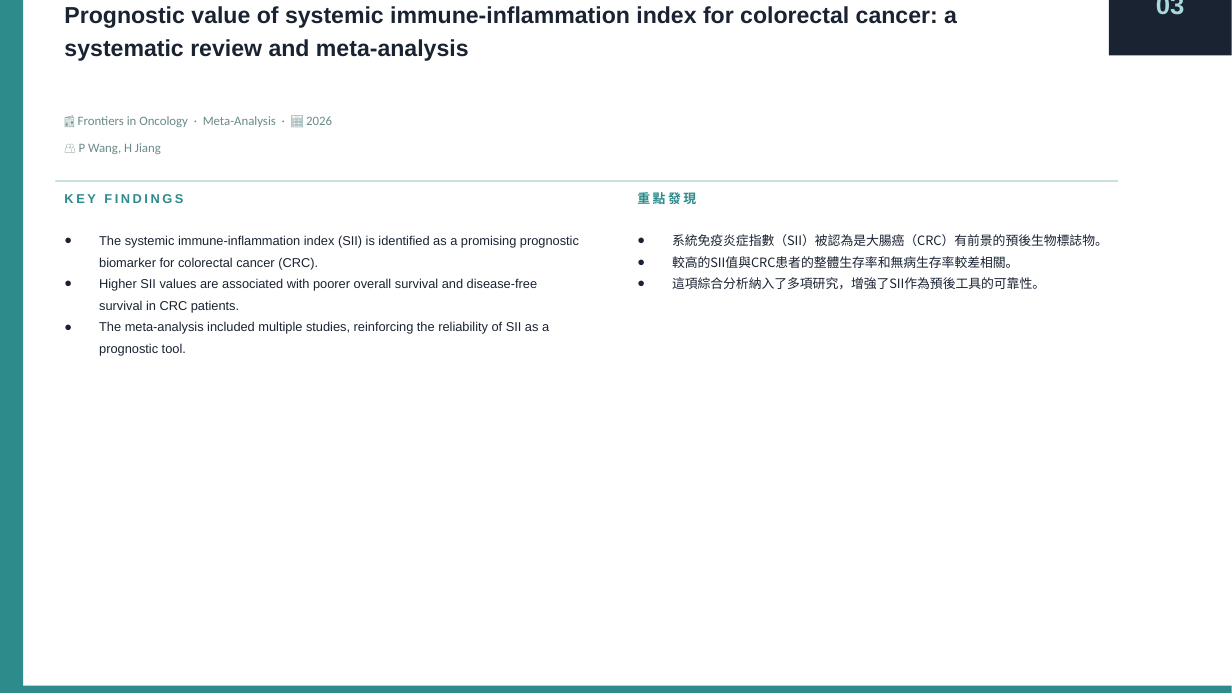
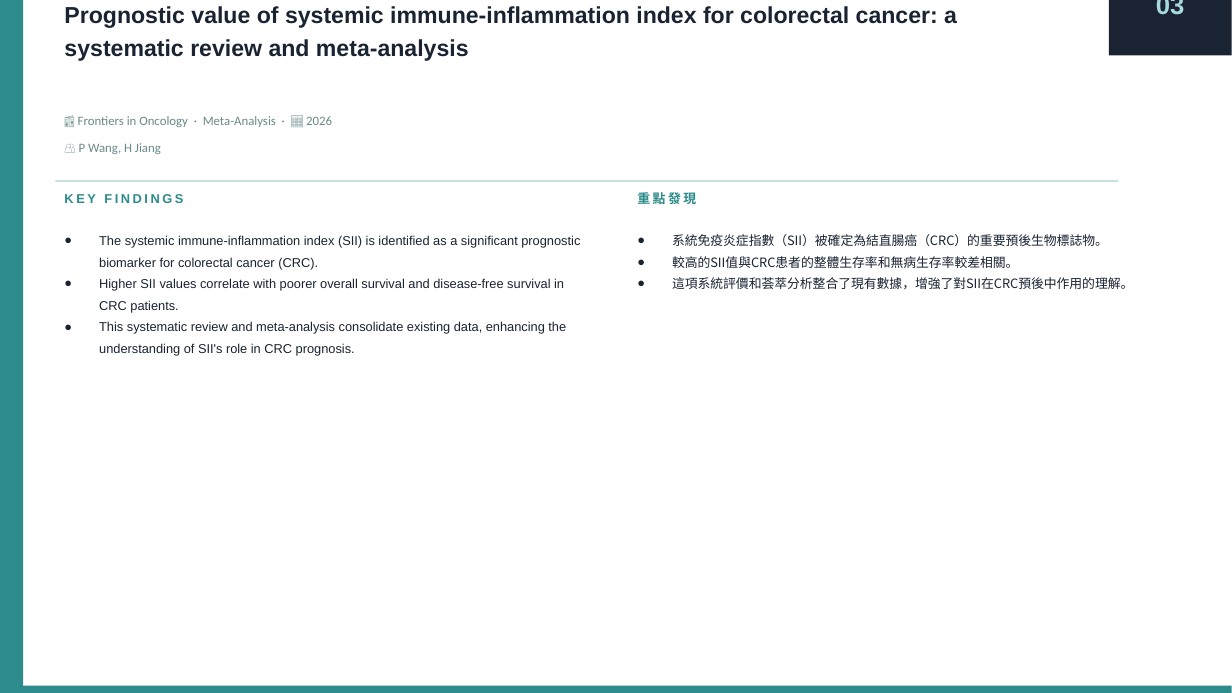
Before and after one commit to jejenhu-maker/colorectal-weekly-digest, a slide deck: slide 7 of docs/latest-digest.pptx. Drawn at 1232x693 pixels with LibreOffice and Linux fonts; fonts in the diff are those of the drawing. Boxes give left, top, right and bottom in pixels: in the first picture for what was removed or moved away, otherwise in the second. Text is boxed around its words. In the diff, an @@ line names an element or a change of style, - is before the commit and + after.

```diff
--- a/docs/latest-digest.pptx
+++ b/docs/latest-digest.pptx
@@ text at [99, 235, 580, 356]: text changed @@
-● The systemic immune-inflammation index (SII) is identified as a promising prognostic biomarker for colorectal cancer (CRC).
-● Higher SII values are associated with poorer overall survival and disease-free survival in CRC patients.
-● The meta-analysis included multiple studies, reinforcing the reliability of SII as a prognostic tool.
+● The systemic immune-inflammation index (SII) is identified as a significant prognostic biomarker for colorectal cancer (CRC).
+● Higher SII values correlate with poorer overall survival and disease-free survival in CRC patients.
+● This systematic review and meta-analysis consolidate existing data, enhancing the understanding of SII's role in CRC prognosis.
@@ text at [672, 234, 1108, 246]: text changed @@
-● 系統免疫炎症指數（SII）被認為是大腸癌（CRC）有前景的預後生物標誌物。
+● 系統免疫炎症指數（SII）被確定為結直腸癌（CRC）的重要預後生物標誌物。
@@ text at [672, 277, 1133, 289]: text changed @@
-● 這項綜合分析納入了多項研究，增強了SII作為預後工具的可靠性。
+● 這項系統評價和荟萃分析整合了現有數據，增強了對SII在CRC預後中作用的理解。
```
Also in this commit, not shown: 20 other slides changed, 2 other files.
